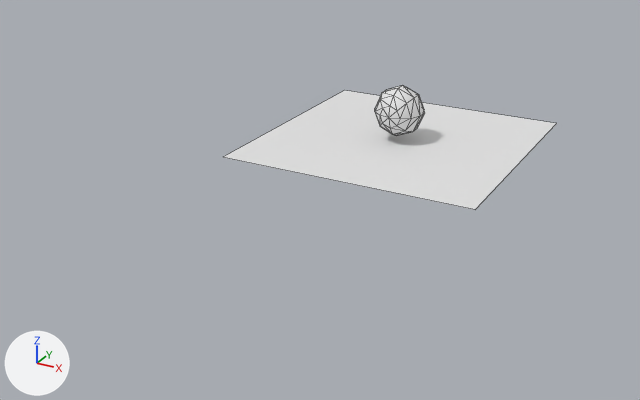
Before and after pictures for a commit that changed the OBJ model Src/testdata/sphere8.obj.
Both versions are drawn from a camera (50 mm lens) standing at (13.4, -30.8, 10.8) and looking at (-2.1, -2.7, -3.2). The axes (+X, +Y, +Z) are drawn at lower left. The lights are the same throughout. Mesh edges are drawn as thin lines. Where no turn or scale is listed for an object, it has been applied to the vertices.

Script lines for the objects in view, before the commit:
```python
me_plane = bpy.data.meshes.new('plane')
me_plane.from_pydata([(5.0, -5.0, -1.2), (5.0, 5.0, -1.2), (-5.0, 5.0, -1.2), (-5.0, -5.0, -1.2)], [], [(0, 1, 2, 3)])
me_sphere = bpy.data.meshes.new('sphere')
me_sphere.from_pydata(...)  # a UV sphere (8 segments, 7 rings, poles along y) spanning x -0.97..0.97, y -1.0..1.0, z -0.97..0.97
ob_plane = bpy.data.objects.new('plane', me_plane)
ob_plane.location = (0.0, 0.0, 0.0)
ob_sphere = bpy.data.objects.new('sphere', me_sphere)
ob_sphere.location = (0.0, 0.0, 0.0)
```
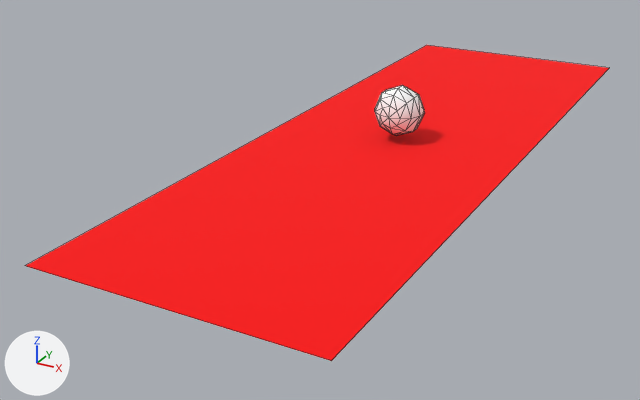
The edits, one by one:
Material 'mirror' (mat_mirror) is new.
Its base color is (1.0, 0.0, 0.0) (red #ff0000).
Its roughness is 1.0.
me_plane has 4 vertices, 1 face and spans x -5.0..5.0, y -5.0..5.0, z -1.2.
me_plane is used by ob_plane; location (0.0, 0.0, 0.0).
Part 1, on me_plane:
Vertex 0 of me_plane moves from (5.0, -5.0, -1.2) at pixel (475, 209) to (5.0, -15.0, -1.2) at pixel (331, 360).
Vertex 1 of me_plane moves from (5.0, 5.0, -1.2) at pixel (556, 123) to (5.0, 15.0, -1.2) at pixel (609, 67).
Vertex 2 of me_plane moves from (-5.0, 5.0, -1.2) at pixel (344, 90) to (-5.0, 15.0, -1.2) at pixel (426, 45).
Vertex 3 of me_plane moves from (-5.0, -5.0, -1.2) at pixel (222, 157) to (-5.0, -15.0, -1.2) at pixel (24, 265).
me_plane now uses material mat_mirror (red #ff0000).

Where the change shows, as pixel boxes (x1, y1, x2, y2) in the pictures (640 x 400 px):
'plane', recoloured, reshaped (white to red, 75% wider, 164% taller)
    before: (224, 90, 557, 209)
    after: (26, 45, 609, 361)
